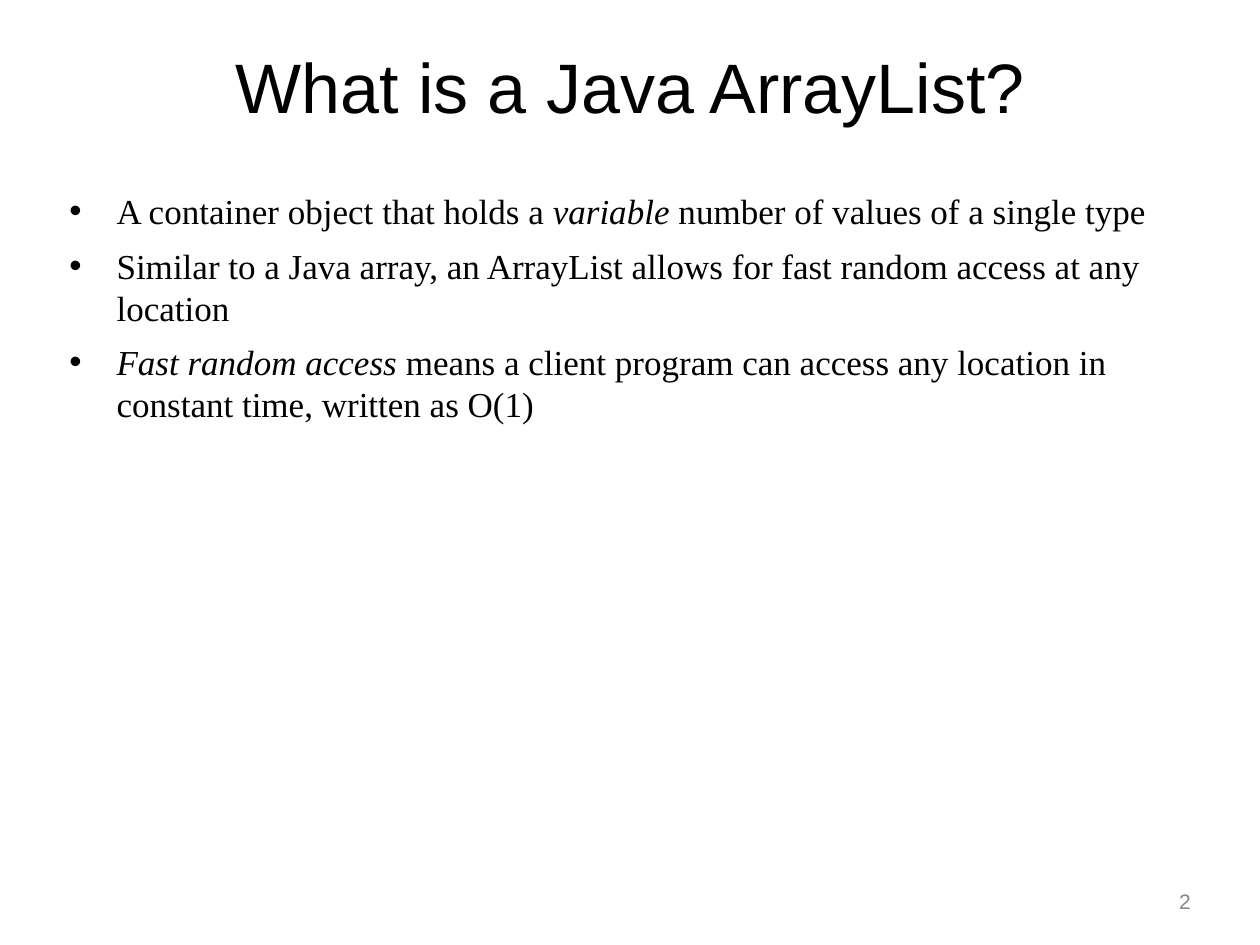
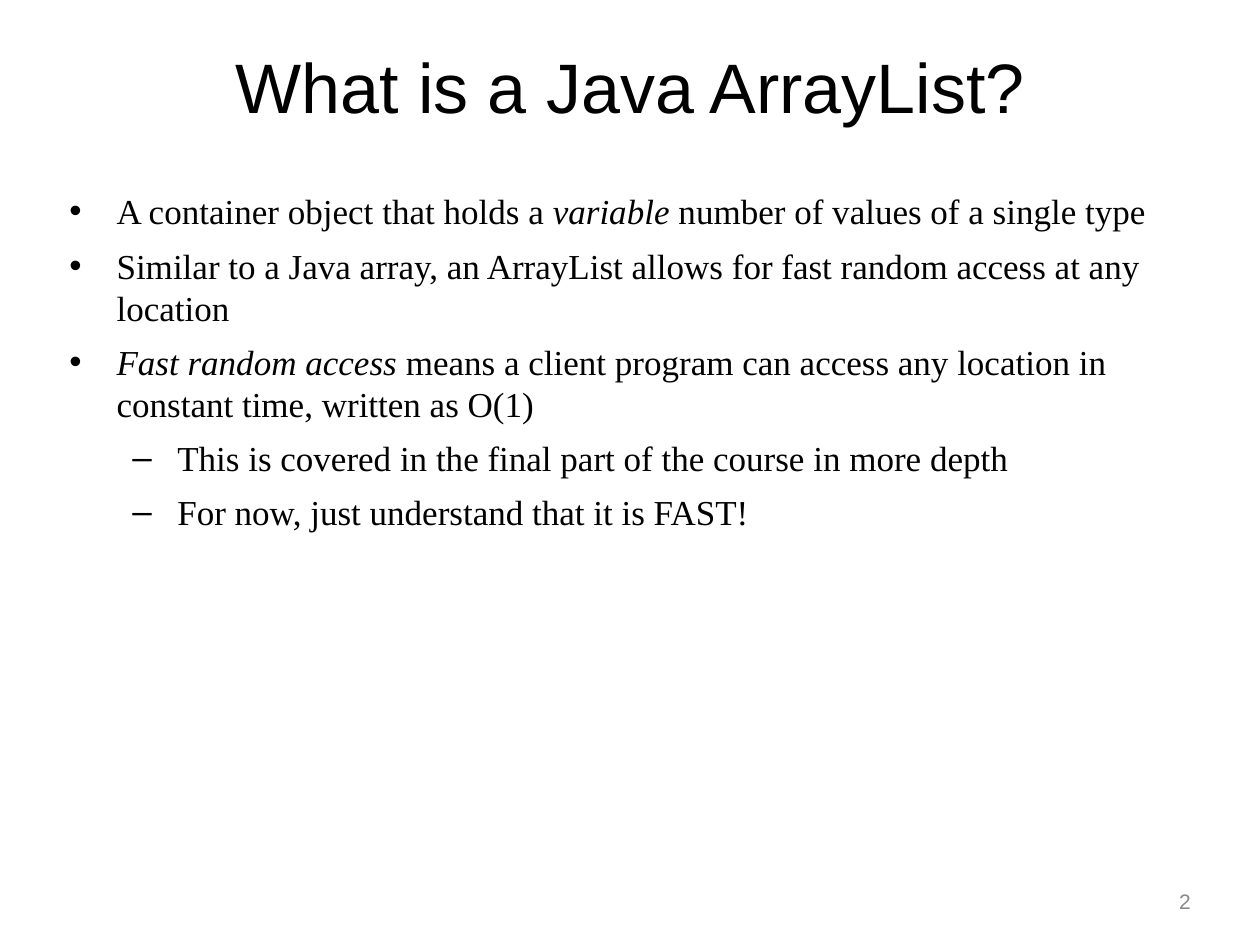
Before and after one commit to RHIT-CSSE/csse220, a slide deck: slide 2 of ClassMaterials/ArraysAndLists/Slides/Part3-JavaArrayLists.pptx. Drawn at 1260x945 pixels with LibreOffice and Linux fonts; fonts in the diff are those of the drawing. Boxes give left, top, right and bottom in pixels: in the first picture for what was removed or moved away, otherwise in the second. Text is boxed around its words. In the diff, an @@ line names an element or a change of style, - is before the commit and + after.

```diff
--- a/ClassMaterials/ArraysAndLists/Slides/Part3-JavaArrayLists.pptx
+++ b/ClassMaterials/ArraysAndLists/Slides/Part3-JavaArrayLists.pptx
@@ text at bbox=[177, 446, 1008, 533]: paragraphs added @@
+  – This is covered in the final part of the course in more depth
+  – For now, just understand that it is FAST!
```
Also in this commit, not shown: 1 slide added, 2 other files.
